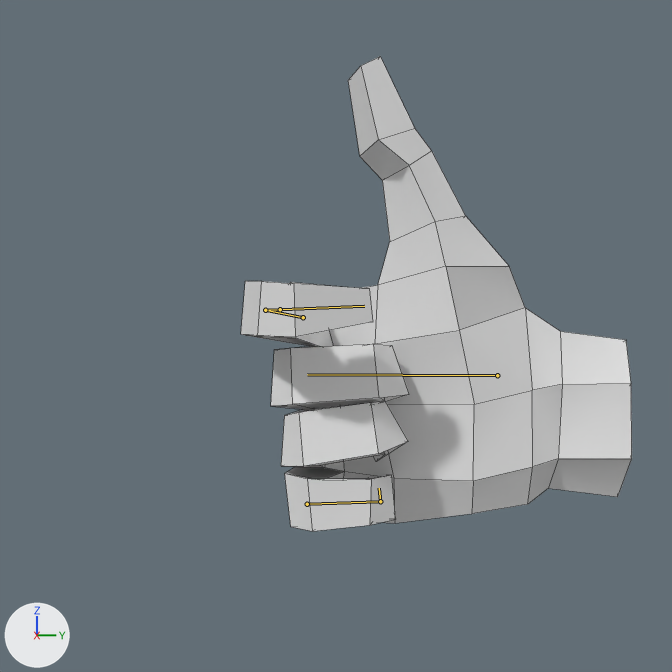
Renders of the Blender file Assets/Prefabs/Hands/VRHand.blend from each side of a commit.
One viewpoint serves both versions: the file's camera 'Camera'. Every picture has the same lights, and +X, +Y and +Z are marked at lower left. Both versions are drawn at frame 80 of the action 'metarig.003Action.001'; the numbers are the values there. The bones that change are drawn over the model as lines. Mesh edges are drawn as thin lines.

Names of what the first picture shows: 'Hand.003'.
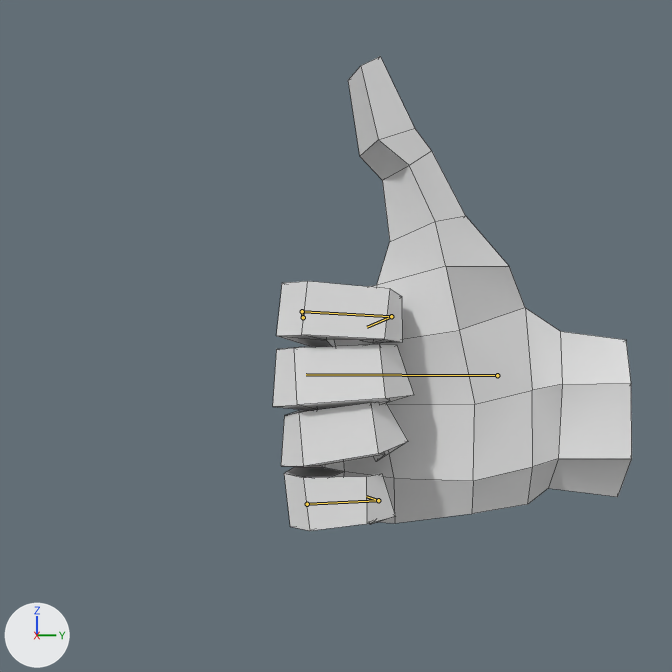
What the commit changed:
Bone 'f_index.01.R' (bone_f_index_01_r) turns from (59, 5, -1) to (83, 5, -1) degrees about its own x, y and z.
Bone 'f_index.02.R' (bone_f_index_02_r) turns from (-29, -1, 8) to (-10, -1, 8) degrees about its own x, y and z.
Bone 'f_index.03.R' (bone_f_index_03_r) turns from (40, 2, -5) to (32, -2, 6) degrees about its own x, y and z.
Bone 'palm.02.R' (bone_palm_02_r) turns from (-3, 0, 0) to (0, 0, 0) degrees about its own x, y and z.
Bone 'f_pinky.02.R' (bone_f_pinky_02_r) turns from (0, 0, 0) to (-10, -3, -5) degrees about its own x, y and z.
Bone 'f_pinky.03.R' (bone_f_pinky_03_r) turns from (0, 0, 0) to (31, -6, 11) degrees about its own x, y and z.

Pixel boxes (x1, y1, x2, y2) of what changed, in the pictures (672 x 672 px):
'Hand.003', posed (8% narrower)
    before: (241, 57, 632, 531)
    after: (273, 57, 632, 531)
bone 'f_index.01.R', root to tip
    before: (303, 317) to (265, 310)
    after: (303, 317) to (302, 311)
bone 'f_index.02.R', root to tip
    before: (265, 310) to (280, 309)
    after: (302, 311) to (391, 316)
bone 'f_index.03.R', root to tip
    before: (280, 309) to (364, 306)
    after: (391, 316) to (367, 327)
bone 'palm.02.R', root to tip
    before: (497, 375) to (307, 374)
    after: (497, 375) to (306, 374)
bone 'f_pinky.02.R', root to tip
    before: (307, 504) to (380, 501)
    after: (307, 504) to (378, 500)
bone 'f_pinky.03.R', root to tip
    before: (380, 501) to (379, 488)
    after: (378, 500) to (366, 496)
